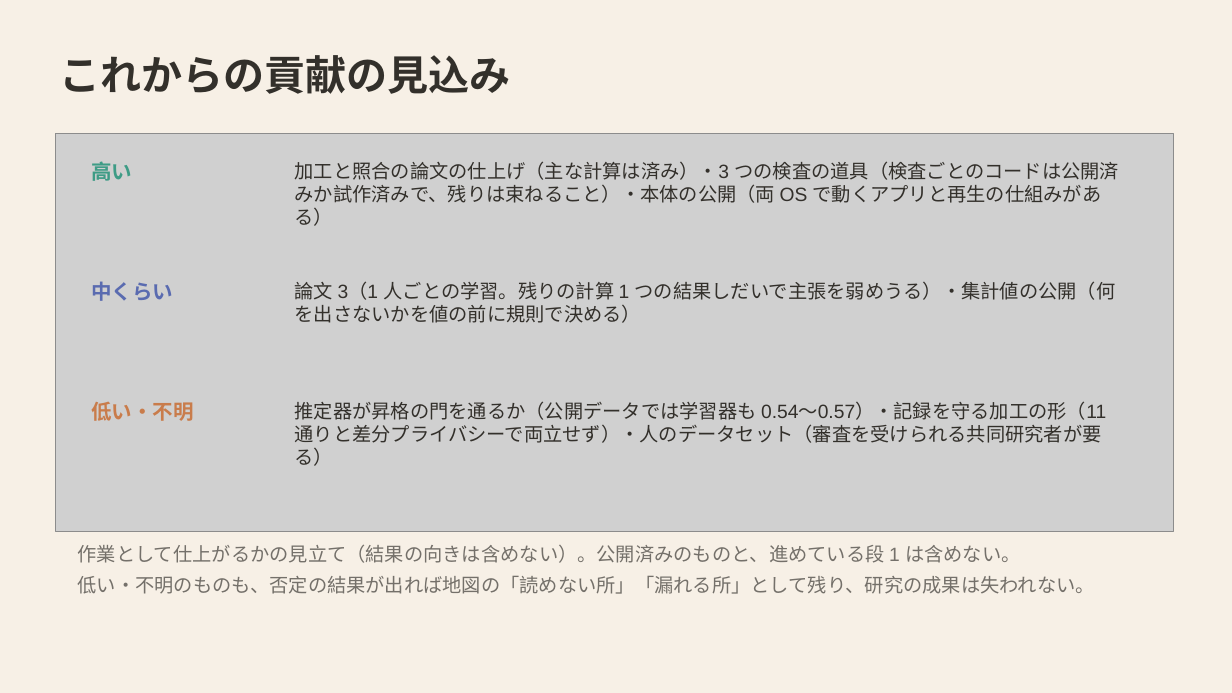
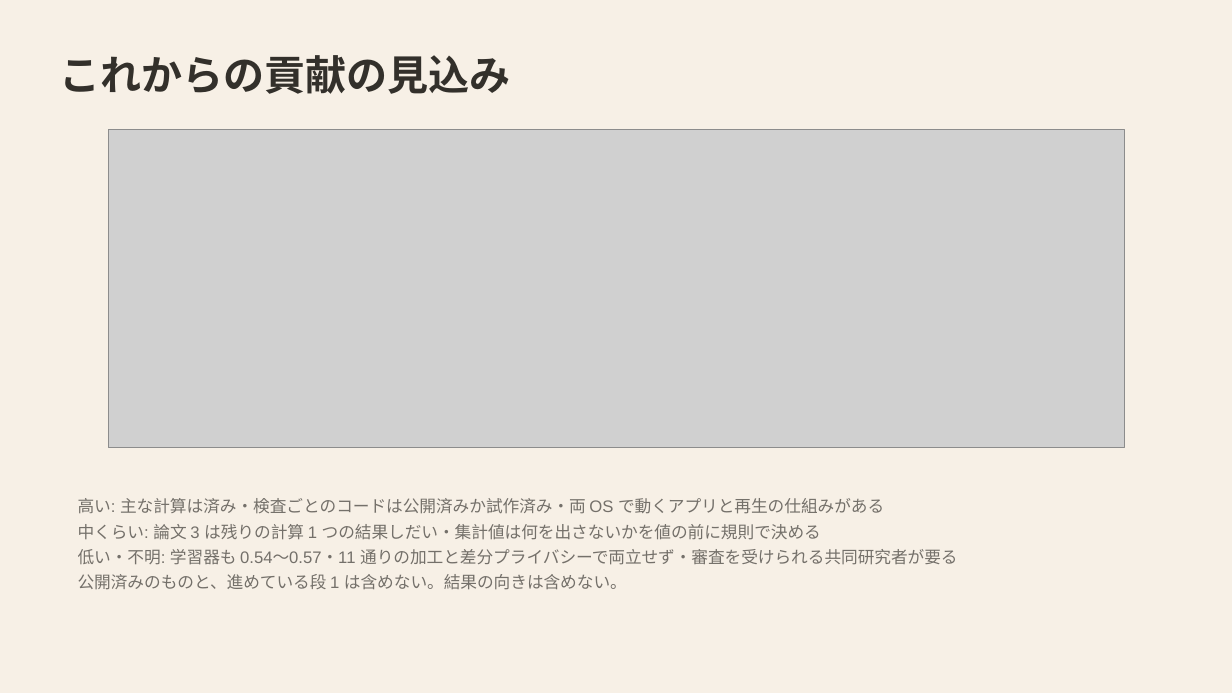
Before and after one commit to mikotomiura/GSE-prototype, a slide deck: slide 24 of docs/slides/project-overview/GSE_project_detail.pptx. Drawn at 1232x693 pixels with LibreOffice and Linux fonts; fonts in the diff are those of the drawing; grey boxes stand for pictures. Boxes give left, top, right and bottom in pixels: in the first picture for what was removed or moved away, otherwise in the second. Text is boxed around its words. In the diff, an @@ line names an element or a change of style, - is before the commit and + after.

```diff
--- a/docs/slides/project-overview/GSE_project_detail.pptx
+++ b/docs/slides/project-overview/GSE_project_detail.pptx
@@ picture: place and size @@
-picture at (55,134,1174,531)
+picture at (108,129,1125,448)
@@ text removed at (91,161,132,181) @@
-高い
@@ text removed at (295,161,1119,226) @@
-加工と照合の論文の仕上げ（主な計算は済み）・3 つの検査の道具（検査ごとのコードは公開済みか試作済みで、残りは束ねること）・本体の公開（両 OS で動くアプリと再生の仕組みがある）
@@ text removed at (91,281,173,301) @@
-中くらい
@@ text removed at (295,281,1116,323) @@
-論文 3（1 人ごとの学習。残りの計算 1 つの結果しだいで主張を弱めうる）・集計値の公開（何を出さないかを値の前に規則で決める）
@@ text removed at (91,402,193,421) @@
-低い・不明
@@ text removed at (295,401,1106,466) @@
-推定器が昇格の門を通るか（公開データでは学習器も 0.54〜0.57）・記録を守る加工の形（11 通りと差分プライバシーで両立せず）・人のデータセット（審査を受けられる共同研究者が要る）
@@ text at (78,498,957,590): text changed; size 15 to 13 pt @@
-作業として仕上がるかの見立て（結果の向きは含めない）。公開済みのものと、進めている段 1 は含めない。
-低い・不明のものも、否定の結果が出れば地図の「読めない所」「漏れる所」として残り、研究の成果は失われない。
+高い: 主な計算は済み・検査ごとのコードは公開済みか試作済み・両 OS で動くアプリと再生の仕組みがある
+中くらい: 論文 3 は残りの計算 1 つの結果しだい・集計値は何を出さないかを値の前に規則で決める
+低い・不明: 学習器も 0.54〜0.57・11 通りの加工と差分プライバシーで両立せず・審査を受けられる共同研究者が要る
+公開済みのものと、進めている段 1 は含めない。結果の向きは含めない。
```
Also in this commit, not shown: 10 other slides changed, 31 other files.
